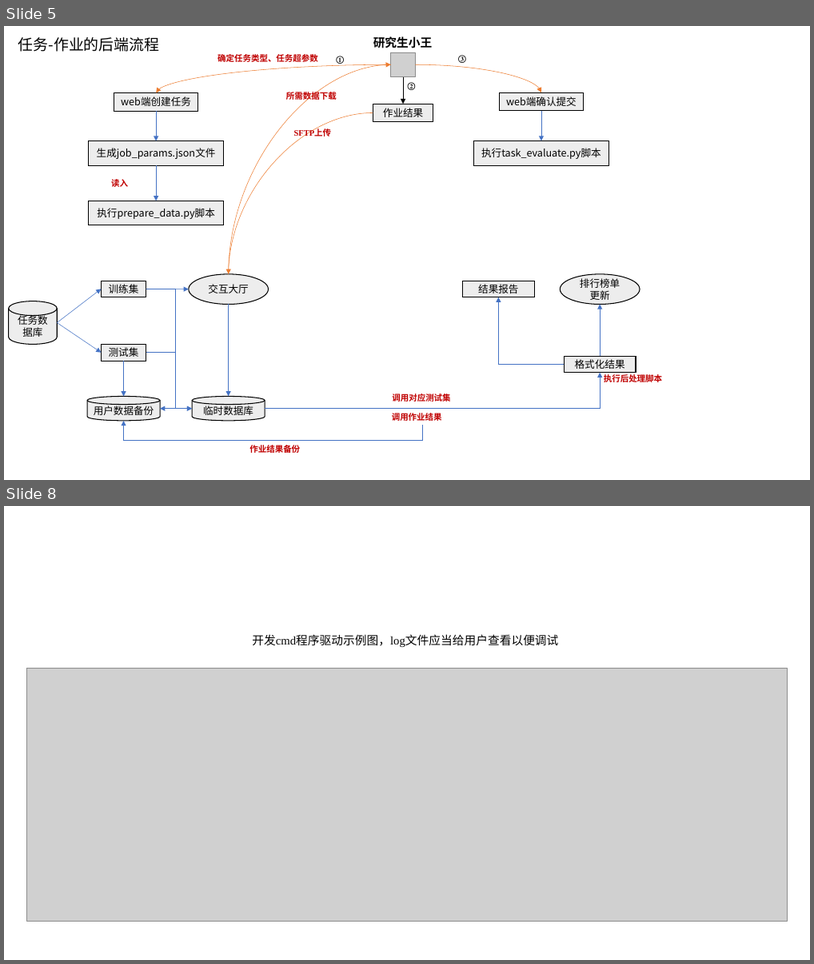
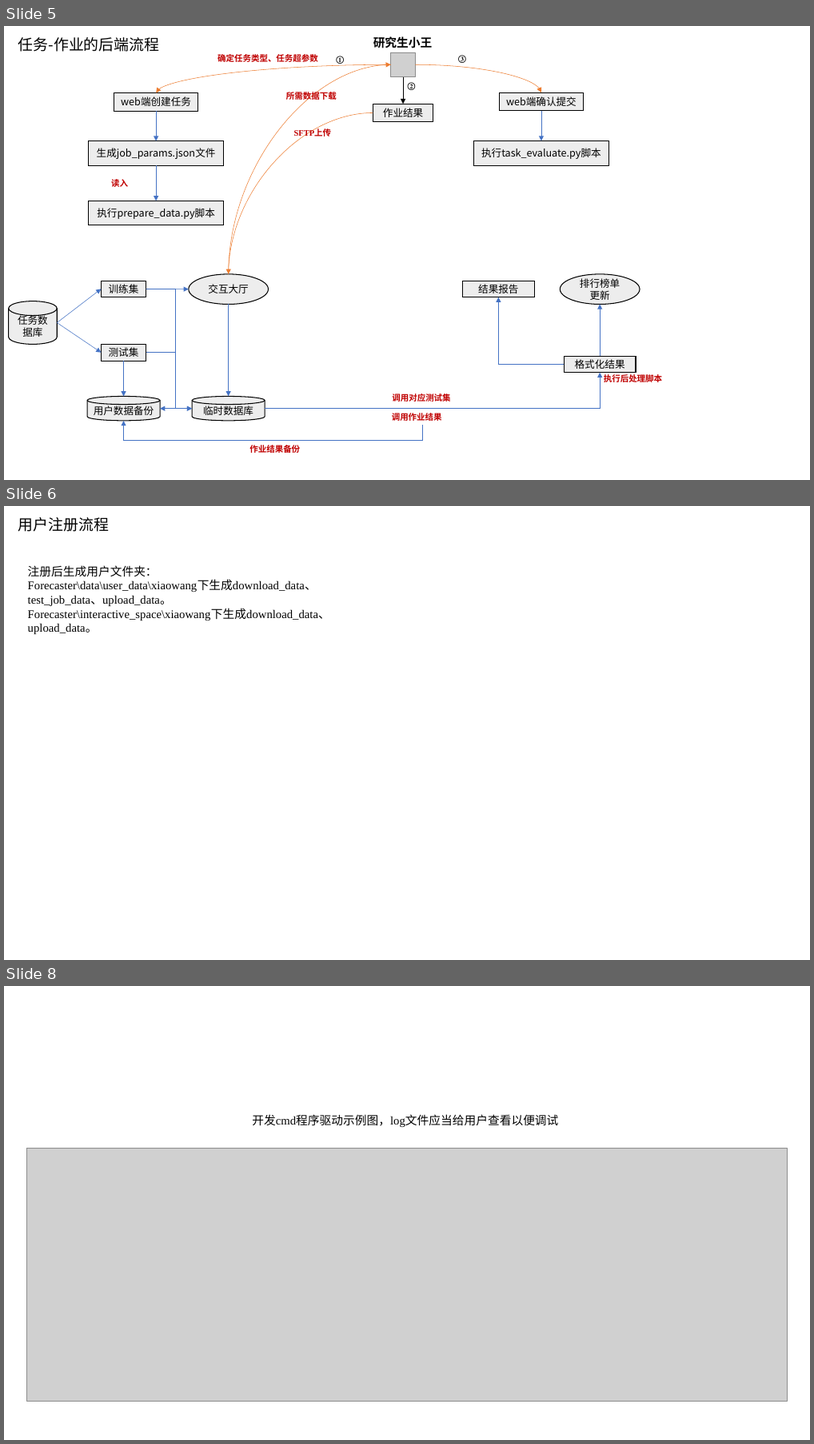
Before and after one commit to unscmol/Forecaster, a slide deck: 功率预测模型校验系统.pptx. Shown one above the other, each under a label of ours: slides 5 and 8 before the commit, slides 5, 6 and 8 after it; the slides between them are not shown. The pictures are 814x964 and 814x1444 pixels, drawn with LibreOffice and Linux fonts; fonts in the diff are those of the drawing; grey boxes stand for pictures. Boxes give left, top, right and bottom in pixels: in the first picture for what was removed or moved away, otherwise in the second. Text is boxed around its words. In the diff, an @@ line names an element or a change of style, - is before the commit and + after.

Commit message:
优化注册生成用户文件夹

```diff
--- a/功率预测模型校验系统.pptx
+++ b/功率预测模型校验系统.pptx
@@ slide 6 added at <box>4,506,810,960</box>, background #FFFFFF @@
@@ text added at <box>18,517,109,532</box>, 18 pt, text #000000 @@
+用户注册流程
@@ text added at <box>28,565,330,634</box>, 14 pt, text #000000 @@
+注册后生成用户文件夹：
+Forecaster\data\user_data\xiaowang下生成download_data、test_job_data、upload_data。
+Forecaster\interactive_space\xiaowang下生成download_data、upload_data。
```
Also in this commit, not shown: 1 other slide added, 2 slides removed, 5 other files.
